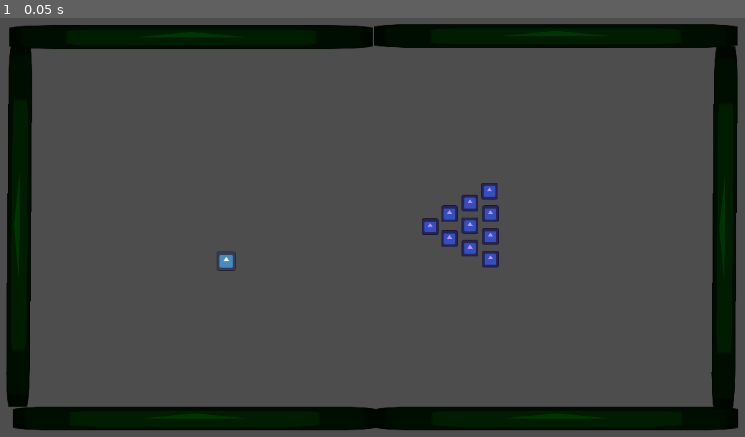
Above: before the commit, frame 1.
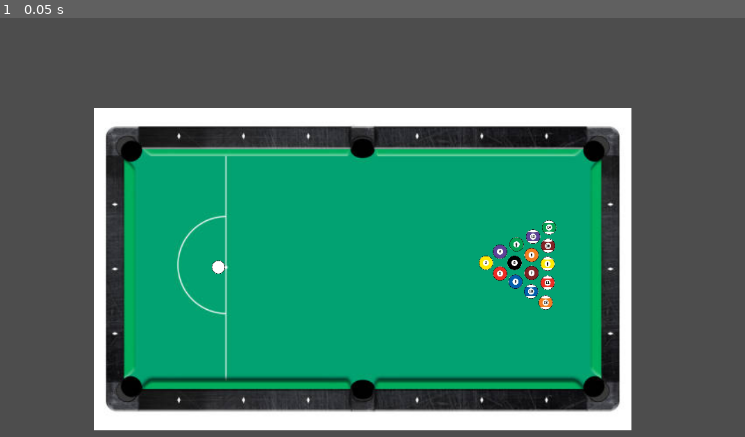
Above: after the commit, the same moment.

Repository: 1Mk7iT/Billiards
Game: Godot game, scene res://Main.tscn
The game is run twice, just before and just after one commit, with the same random seed, the same clock (stepped at 60 frames per second) and the same inputs. The engine's default icon, where the game draws it, is replaced by a stand-in: a white triangle on a blue panel in a dark square.
Inputs:
- Up to frame 1 (0.05 s): no input

The runs differ from the first frame. In frame 1, 67% of the frame differs, in the area x 0-100%, y 1-99%.

Commit message:
TextureUpdate

Diff:
--- a/Main.tscn
+++ b/Main.tscn
@@ -1,39 +1,59 @@
-[gd_scene load_steps=5 format=3 uid="uid://bmspgocqvogwa"]
+[gd_scene load_steps=8 format=3 uid="uid://bmspgocqvogwa"]
 
 [ext_resource type="Script" path="res://main.gd" id="1_w7vd1"]
-[ext_resource type="PackedScene" uid="uid://o73shw2l8c5x" path="res://wall.tscn" id="4_f6fsj"]
+[ext_resource type="PackedScene" uid="uid://c8pcrx3rpy3j2" path="res://Table.tscn" id="2_aprg1"]
 [ext_resource type="PackedScene" uid="uid://crpx7w7dspbiy" path="res://ballstriangle.tscn" id="4_h4o5f"]
 [ext_resource type="PackedScene" uid="uid://beoqsktf0iyvv" path="res://whiteball.tscn" id="4_qllvn"]
+[ext_resource type="PackedScene" uid="uid://b7q00kxer4q13" path="res://pocket.tscn" id="5_1wkvp"]
+[ext_resource type="Texture2D" uid="uid://0a0eh3nax6fv" path="res://Img/rule1.png" id="6_8kxa1"]
+
+[sub_resource type="RectangleShape2D" id="RectangleShape2D_tf2o0"]
+size = Vector2(184, 452)
 
 [node name="Node2D" type="Node2D"]
 script = ExtResource("1_w7vd1")
 
-[node name="StaticBody2D2" parent="." instance=ExtResource("4_f6fsj")]
-position = Vector2(207, 218)
-
-[node name="StaticBody2D" parent="." instance=ExtResource("4_f6fsj")]
-position = Vector2(-129, 218)
-
-[node name="StaticBody2D9" parent="." instance=ExtResource("4_f6fsj")]
-position = Vector2(-288, 28)
-rotation = -1.56304
-
-[node name="StaticBody2D11" parent="." instance=ExtResource("4_f6fsj")]
-position = Vector2(366, 31)
-rotation = -1.56304
-
-[node name="StaticBody2D5" parent="." instance=ExtResource("4_f6fsj")]
-position = Vector2(206, -137)
-
-[node name="StaticBody2D6" parent="." instance=ExtResource("4_f6fsj")]
-position = Vector2(-132, -136)
+[node name="Table" parent="." instance=ExtResource("2_aprg1")]
+position = Vector2(1108, 657)
+rotation = -3.14159
+scale = Vector2(1.42, 1.42)
 
 [node name="Camera2D" type="Camera2D" parent="."]
-position = Vector2(27, 31)
-zoom = Vector2(1.555, 1.555)
+position = Vector2(562, 233)
+zoom = Vector2(0.7, 0.7)
 
 [node name="WhiteBall" parent="." instance=ExtResource("4_qllvn")]
-position = Vector2(-103, 65)
+position = Vector2(257, 321)
 
-[node name="Node2D" parent="." instance=ExtResource("4_h4o5f")]
-position = Vector2(70, 24)
+[node name="BallsTriangle" parent="." instance=ExtResource("4_h4o5f")]
+position = Vector2(873, 313)
+
+[node name="Pocket" parent="." instance=ExtResource("5_1wkvp")]
+position = Vector2(74, 77)
+
+[node name="Pocket2" parent="." instance=ExtResource("5_1wkvp")]
+position = Vector2(553, 72)
+
+[node name="Pocket3" parent="." instance=ExtResource("5_1wkvp")]
+position = Vector2(1034, 77)
+
+[node name="Pocket4" parent="." instance=ExtResource("5_1wkvp")]
+position = Vector2(74, 570)
+
+[node name="Pocket5" parent="." instance=ExtResource("5_1wkvp")]
+position = Vector2(554, 579)
+
+[node name="Pocket6" parent="." instance=ExtResource("5_1wkvp")]
+position = Vector2(1035, 572)
+
+[node name="WhiteBallZone" type="Area2D" parent="."]
+
+[node name="CollisionShape2D" type="CollisionShape2D" parent="WhiteBallZone"]
+position = Vector2(183, 322)
+shape = SubResource("RectangleShape2D_tf2o0")
+debug_color = Color(0.806498, 0.906326, 0.109475, 0.42)
+
+[node name="Rule1" type="Sprite2D" parent="."]
+position = Vector2(-1763, -282)
+scale = Vector2(3.05757, 2.87188)
+texture = ExtResource("6_8kxa1")
--- /dev/null
+++ b/Table.tscn
@@ -0,0 +1,171 @@
+[gd_scene load_steps=12 format=3 uid="uid://c8pcrx3rpy3j2"]
+
+[ext_resource type="Texture2D" uid="uid://b76nmgblxaq7j" path="res://Img/billImage.jpg" id="1_8ni86"]
+
+[sub_resource type="RectangleShape2D" id="RectangleShape2D_27327"]
+size = Vector2(282, 47)
+
+[sub_resource type="RectangleShape2D" id="RectangleShape2D_rybj4"]
+size = Vector2(43, 286.5)
+
+[sub_resource type="RectangleShape2D" id="RectangleShape2D_n41eq"]
+size = Vector2(60.2046, 20)
+
+[sub_resource type="RectangleShape2D" id="RectangleShape2D_atb35"]
+size = Vector2(68.286, 20)
+
+[sub_resource type="RectangleShape2D" id="RectangleShape2D_nrwvb"]
+size = Vector2(18, 48.7765)
+
+[sub_resource type="RectangleShape2D" id="RectangleShape2D_ycnwy"]
+size = Vector2(20, 49.7876)
+
+[sub_resource type="RectangleShape2D" id="RectangleShape2D_cjpgw"]
+size = Vector2(20, 48.3779)
+
+[sub_resource type="RectangleShape2D" id="RectangleShape2D_pnfo1"]
+size = Vector2(20, 48.3779)
+
+[sub_resource type="RectangleShape2D" id="RectangleShape2D_5bf5v"]
+size = Vector2(95, 20)
+
+[sub_resource type="RectangleShape2D" id="RectangleShape2D_ff1rj"]
+size = Vector2(20, 77.7818)
+
+[node name="Table" type="Node2D"]
+
+[node name="BillImage" type="Sprite2D" parent="."]
+position = Vector2(390, 234)
+scale = Vector2(1.2752, 1.2752)
+texture = ExtResource("1_8ni86")
+
+[node name="StaticBody2D" type="StaticBody2D" parent="."]
+
+[node name="CollisionShape2D" type="CollisionShape2D" parent="StaticBody2D"]
+position = Vector2(225, 50)
+shape = SubResource("RectangleShape2D_27327")
+
+[node name="StaticBody2D2" type="StaticBody2D" parent="."]
+position = Vector2(333, 0)
+
+[node name="CollisionShape2D" type="CollisionShape2D" parent="StaticBody2D2"]
+position = Vector2(223, 50)
+shape = SubResource("RectangleShape2D_27327")
+
+[node name="StaticBody2D3" type="StaticBody2D" parent="."]
+position = Vector2(332, 371)
+
+[node name="CollisionShape2D" type="CollisionShape2D" parent="StaticBody2D3"]
+position = Vector2(223, 50)
+shape = SubResource("RectangleShape2D_27327")
+
+[node name="StaticBody2D4" type="StaticBody2D" parent="."]
+position = Vector2(3, 371)
+
+[node name="CollisionShape2D" type="CollisionShape2D" parent="StaticBody2D4"]
+position = Vector2(223, 50)
+shape = SubResource("RectangleShape2D_27327")
+
+[node name="StaticBody2D5" type="StaticBody2D" parent="."]
+
+[node name="CollisionShape2D" type="CollisionShape2D" parent="StaticBody2D5"]
+position = Vector2(39.5, 233.75)
+shape = SubResource("RectangleShape2D_rybj4")
+
+[node name="CollisionShape2D2" type="CollisionShape2D" parent="StaticBody2D5"]
+position = Vector2(741, 236)
+shape = SubResource("RectangleShape2D_rybj4")
+
+[node name="StaticBody2D6" type="StaticBody2D" parent="."]
+
+[node name="CollisionShape2D" type="CollisionShape2D" parent="StaticBody2D6"]
+position = Vector2(31.7855, 75.7855)
+rotation = 0.785398
+shape = SubResource("RectangleShape2D_n41eq")
+
+[node name="CollisionShape2D2" type="CollisionShape2D" parent="StaticBody2D6"]
+position = Vector2(70, 44)
+rotation = 0.785398
+shape = SubResource("RectangleShape2D_n41eq")
+
+[node name="CollisionShape2D3" type="CollisionShape2D" parent="StaticBody2D6"]
+position = Vector2(710, 425.786)
+rotation = 0.785398
+shape = SubResource("RectangleShape2D_n41eq")
+
+[node name="CollisionShape2D4" type="CollisionShape2D" parent="StaticBody2D6"]
+position = Vector2(748.214, 394)
+rotation = 0.785398
+shape = SubResource("RectangleShape2D_n41eq")
+
+[node name="StaticBody2D7" type="StaticBody2D" parent="."]
+
+[node name="CollisionShape2D" type="CollisionShape2D" parent="StaticBody2D7"]
+position = Vector2(29.74, 394)
+rotation = -0.785398
+shape = SubResource("RectangleShape2D_atb35")
+
+[node name="CollisionShape2D2" type="CollisionShape2D" parent="StaticBody2D7"]
+position = Vector2(67.95, 428.755)
+rotation = -0.785398
+shape = SubResource("RectangleShape2D_atb35")
+
+[node name="CollisionShape2D3" type="CollisionShape2D" parent="StaticBody2D7"]
+position = Vector2(714.06, 42.255)
+rotation = -0.785398
+shape = SubResource("RectangleShape2D_atb35")
+
+[node name="CollisionShape2D4" type="CollisionShape2D" parent="StaticBody2D7"]
+position = Vector2(750.68, 75.755)
+rotation = -0.785398
+shape = SubResource("RectangleShape2D_atb35")
+
+[node name="StaticBody2D8" type="StaticBody2D" parent="."]
+
+[node name="CollisionShape2D" type="CollisionShape2D" parent="StaticBody2D8"]
+position = Vector2(367.871, 421.017)
+skew = -0.268781
+shape = SubResource("RectangleShape2D_nrwvb")
+
+[node name="CollisionShape2D2" type="CollisionShape2D" parent="StaticBody2D8"]
+position = Vector2(414.162, 421.49)
+skew = 0.268781
+shape = SubResource("RectangleShape2D_ycnwy")
+
+[node name="CollisionShape2D3" type="CollisionShape2D" parent="StaticBody2D8"]
+position = Vector2(366.038, 50.15)
+skew = 0.268781
+shape = SubResource("RectangleShape2D_cjpgw")
+
+[node name="CollisionShape2D4" type="CollisionShape2D" parent="StaticBody2D8"]
+position = Vector2(415.652, 50.125)
+skew = -0.268781
+shape = SubResource("RectangleShape2D_pnfo1")
+
+[node name="CollisionShape2D5" type="CollisionShape2D" parent="StaticBody2D8"]
+position = Vector2(390, 29)
+shape = SubResource("RectangleShape2D_5bf5v")
+
+[node name="CollisionShape2D6" type="CollisionShape2D" parent="StaticBody2D8"]
+position = Vector2(388, 435)
+shape = SubResource("RectangleShape2D_5bf5v")
+
+[node name="CollisionShape2D7" type="CollisionShape2D" parent="StaticBody2D8"]
+position = Vector2(29, 37)
+rotation = 0.785398
+shape = SubResource("RectangleShape2D_ff1rj")
+
+[node name="CollisionShape2D8" type="CollisionShape2D" parent="StaticBody2D8"]
+position = Vector2(749, 430)
+rotation = 0.785398
+shape = SubResource("RectangleShape2D_ff1rj")
+
+[node name="CollisionShape2D9" type="CollisionShape2D" parent="StaticBody2D8"]
+position = Vector2(750, 40.0001)
+rotation = -0.785398
+shape = SubResource("RectangleShape2D_ff1rj")
+
+[node name="CollisionShape2D10" type="CollisionShape2D" parent="StaticBody2D8"]
+position = Vector2(29, 428)
+rotation = -0.785398
+shape = SubResource("RectangleShape2D_ff1rj")
--- a/ball.gd
+++ b/ball.gd
@@ -1,18 +1,18 @@
 extends RigidBody2D
 
-var number = self.name.to_int()
-var type
+var ball_name: String
 
-func _process(delta: float) -> void:
-	if (number <=9 and number != 8):
-		type = "linest"
-	else:
-		type = "fullest"
-	pass
+func _ready():
+	ball_name = name
+	add_sprite()
 
-func getType():
-	return type
-	pass
-func getNumber():
-	return number
-	pass
+func add_sprite():
+	var sprite_path = "res://Img/Balls/" + ball_name + ".png"
+	var sprite = Sprite2D.new()
+	sprite.texture = load(sprite_path)
+
+	# Встановлюємо розмір спрайта відповідно до розміру колізії
+	var scale_factor = Vector2(30, 30) / sprite.texture.get_size()  # Задайте бажаний розмір
+	sprite.scale = scale_factor
+
+	add_child(sprite)
--- a/ball.tscn
+++ b/ball.tscn
@@ -1,15 +1,16 @@
-[gd_scene load_steps=5 format=3 uid="uid://dk00weakidn0l"]
+[gd_scene load_steps=4 format=3 uid="uid://dk00weakidn0l"]
 
 [ext_resource type="Script" path="res://ball.gd" id="1_5bb2q"]
-[ext_resource type="Texture2D" uid="uid://bkf0pfm8r88me" path="res://icon.svg" id="1_073wt"]
 
 [sub_resource type="PhysicsMaterial" id="PhysicsMaterial_clxky"]
 friction = 0.0
 bounce = 0.21
 
 [sub_resource type="CircleShape2D" id="CircleShape2D_ryfmr"]
+radius = 18.0
 
-[node name="Ball" type="RigidBody2D"]
+[node name="ball" type="RigidBody2D"]
+position = Vector2(260, 217)
 physics_material_override = SubResource("PhysicsMaterial_clxky")
 gravity_scale = 0.0
 linear_damp = 0.3
@@ -18,9 +19,3 @@
 
 [node name="CollisionShape2D" type="CollisionShape2D" parent="."]
 shape = SubResource("CircleShape2D_ryfmr")
-
-[node name="Icon" type="Sprite2D" parent="."]
-modulate = Color(0.729412, 0.572549, 1, 1)
-position = Vector2(9.53674e-07, -9.53674e-07)
-scale = Vector2(0.121094, 0.121094)
-texture = ExtResource("1_073wt")
--- a/ballstriangle.tscn
+++ b/ballstriangle.tscn
@@ -3,33 +3,49 @@
 [ext_resource type="PackedScene" uid="uid://dk00weakidn0l" path="res://ball.tscn" id="1_iwpcm"]
 
 [node name="Node2D" type="Node2D"]
+position = Vector2(288, 236)
 
-[node name="1" parent="." instance=ExtResource("1_iwpcm")]
-position = Vector2(16, 9)
+[node name="ball1" parent="." instance=ExtResource("1_iwpcm")]
+position = Vector2(-65, -1)
 
-[node name="2" parent="." instance=ExtResource("1_iwpcm")]
-position = Vector2(34, 20)
+[node name="ball2" parent="." instance=ExtResource("1_iwpcm")]
+position = Vector2(-4, 38)
 
-[node name="3" parent="." instance=ExtResource("1_iwpcm")]
-position = Vector2(72, -3)
+[node name="ball3" parent="." instance=ExtResource("1_iwpcm")]
+position = Vector2(-36, 21)
 
-[node name="4" parent="." instance=ExtResource("1_iwpcm")]
-position = Vector2(34, -3)
+[node name="ball4" parent="." instance=ExtResource("1_iwpcm")]
+position = Vector2(-36, -24)
 
-[node name="5" parent="." instance=ExtResource("1_iwpcm")]
-position = Vector2(53, 29)
+[node name="ball5" parent="." instance=ExtResource("1_iwpcm")]
+position = Vector2(29, -17)
 
-[node name="6" parent="." instance=ExtResource("1_iwpcm")]
-position = Vector2(72, 39)
+[node name="ball6" parent="." instance=ExtResource("1_iwpcm")]
+position = Vector2(-2, -39)
 
-[node name="7" parent="." instance=ExtResource("1_iwpcm")]
-position = Vector2(53, -13)
+[node name="ball7" parent="." instance=ExtResource("1_iwpcm")]
+position = Vector2(29, 20)
 
-[node name="8" parent="." instance=ExtResource("1_iwpcm")]
-position = Vector2(53, 8)
+[node name="ball8" parent="." instance=ExtResource("1_iwpcm")]
+position = Vector2(-6, -1)
 
-[node name="9" parent="." instance=ExtResource("1_iwpcm")]
-position = Vector2(71, -24)
+[node name="ball9" parent="." instance=ExtResource("1_iwpcm")]
+position = Vector2(62, 1)
 
-[node name="10" parent="." instance=ExtResource("1_iwpcm")]
-position = Vector2(72, 18)
+[node name="ball10" parent="." instance=ExtResource("1_iwpcm")]
+position = Vector2(28, 58)
+
+[node name="ball11" parent="." instance=ExtResource("1_iwpcm")]
+position = Vector2(62, 40)
+
+[node name="ball12" parent="." instance=ExtResource("1_iwpcm")]
+position = Vector2(32, -55)
+
+[node name="ball13" parent="." instance=ExtResource("1_iwpcm")]
+position = Vector2(58, 81)
+
+[node name="ball14" parent="." instance=ExtResource("1_iwpcm")]
+position = Vector2(65, -74)
+
+[node name="ball15" parent="." instance=ExtResource("1_iwpcm")]
+position = Vector2(63, -36)
--- a/pocket.gd
+++ b/pocket.gd
@@ -9,3 +9,8 @@
 # Called every frame. 'delta' is the elapsed time since the previous frame.
 func _process(delta: float) -> void:
 	pass
+
+
+func _on_body_entered(body: Node2D) -> void:
+	body.queue_free()  # Видаляємо тіло, яке потрапило в зону
+	pass # Replace with function body.
--- a/pocket.tscn
+++ b/pocket.tscn
@@ -1,17 +1,15 @@
-[gd_scene load_steps=4 format=3 uid="uid://b7q00kxer4q13"]
+[gd_scene load_steps=3 format=3 uid="uid://b7q00kxer4q13"]
 
 [ext_resource type="Script" path="res://pocket.gd" id="1_0kqdc"]
-[ext_resource type="Texture2D" uid="uid://bkf0pfm8r88me" path="res://icon.svg" id="1_n0anp"]
 
 [sub_resource type="CircleShape2D" id="CircleShape2D_6u4ji"]
+radius = 19.105
 
 [node name="Pocket" type="Area2D"]
 script = ExtResource("1_0kqdc")
 
 [node name="CollisionShape2D" type="CollisionShape2D" parent="."]
 shape = SubResource("CircleShape2D_6u4ji")
+debug_color = Color(0.999799, 0, 0.100754, 0.42)
 
-[node name="Icon" type="Sprite2D" parent="."]
-modulate = Color(0.305882, 0, 0, 1)
-scale = Vector2(0.140625, 0.140625)
-texture = ExtResource("1_n0anp")
+[connection signal="body_entered" from="." to="." method="_on_body_entered"]
--- a/wall.tscn
+++ /dev/null
@@ -1,18 +0,0 @@
-[gd_scene load_steps=3 format=3 uid="uid://o73shw2l8c5x"]
-
-[ext_resource type="Texture2D" uid="uid://bkf0pfm8r88me" path="res://icon.svg" id="1_kkqrx"]
-
-[sub_resource type="RectangleShape2D" id="RectangleShape2D_if2ph"]
-size = Vector2(337, 22)
-
-[node name="StaticBody2D" type="StaticBody2D"]
-
-[node name="CollisionShape2D" type="CollisionShape2D" parent="."]
-position = Vector2(-3.5, -7)
-shape = SubResource("RectangleShape2D_if2ph")
-
-[node name="Icon" type="Sprite2D" parent="."]
-modulate = Color(7.52043e-08, 0.208555, 0.0123724, 1)
-position = Vector2(-3.5, -7)
-scale = Vector2(2.63281, 0.171875)
-texture = ExtResource("1_kkqrx")
--- a/whiteball.gd
+++ b/whiteball.gd
@@ -1,4 +1,6 @@
 extends RigidBody2D
+
+var ball_name: String
 
 func _input(event):
 	if event is InputEventMouseButton and event.button_index == 1:
--- a/whiteball.tscn
+++ b/whiteball.tscn
@@ -1,13 +1,14 @@
 [gd_scene load_steps=5 format=3 uid="uid://beoqsktf0iyvv"]
 
 [ext_resource type="Script" path="res://whiteball.gd" id="1_716e4"]
-[ext_resource type="Texture2D" uid="uid://bkf0pfm8r88me" path="res://icon.svg" id="2_eiroe"]
+[ext_resource type="Texture2D" uid="uid://xgrmq0ccwqb1" path="res://Img/Balls/ball0.png" id="2_tr11o"]
 
 [sub_resource type="PhysicsMaterial" id="PhysicsMaterial_hjdgu"]
 friction = 0.0
 bounce = 0.22
 
 [sub_resource type="CircleShape2D" id="CircleShape2D_ir8qf"]
+radius = 14.0
 
 [node name="WhiteBall" type="RigidBody2D"]
 physics_material_override = SubResource("PhysicsMaterial_hjdgu")
@@ -16,9 +17,9 @@
 angular_damp = 0.3
 script = ExtResource("1_716e4")
 
+[node name="Ball0" type="Sprite2D" parent="."]
+scale = Vector2(0.20438, 0.20438)
+texture = ExtResource("2_tr11o")
+
 [node name="CollisionShape2D" type="CollisionShape2D" parent="."]
 shape = SubResource("CircleShape2D_ir8qf")
-
-[node name="Icon" type="Sprite2D" parent="."]
-scale = Vector2(0.140625, 0.140625)
-texture = ExtResource("2_eiroe")
Binary file added: Img/Balls/ball0.png
Not shown, added: Img/Balls/ball0.png.import
Binary file added: Img/Balls/ball1.png
Not shown, added: Img/Balls/ball1.png.import
Binary file added: Img/Balls/ball10.png
Not shown, added: Img/Balls/ball10.png.import
Binary file added: Img/Balls/ball11.png
Not shown, added: Img/Balls/ball11.png.import
Binary file added: Img/Balls/ball12.png
Not shown, added: Img/Balls/ball12.png.import
Binary file added: Img/Balls/ball13.png
Not shown, added: Img/Balls/ball13.png.import
(and 24 more such lines)
